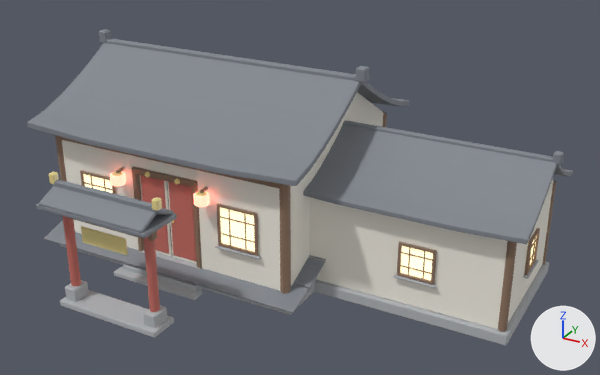
One commit to the glTF model taohuayuan_house_model_1/glb/house_l2.glb: the scene before it, then after it.
The view is the same before and after, from a 50 mm camera at (14.6, -21.51, 13.05) aimed at (3.44, -1.22, 2.9). The lights are fixed; the arrows at lower right show +X, +Y and +Z. The older version comes first. Vertices at exactly the same position are counted once.

Objects in the first picture: 'Decor_All', 'Roof_All', 'Wall_All'.
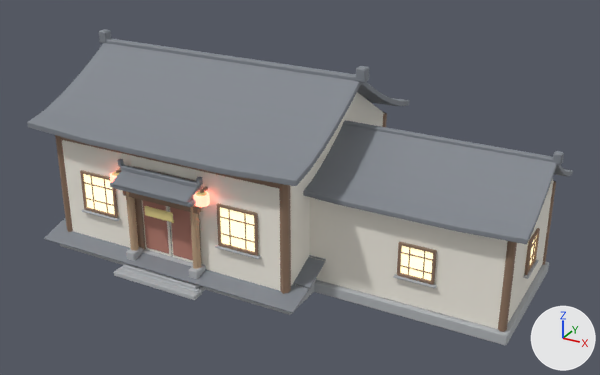
Edits to the bpy script that builds the scene:
```text
Add mat_l2_gatewood:
    mat_l2_gatewood = principled_material('L2_GateWood')
    mat_l2_gatewood.base_color = (0.55, 0.38, 0.24)  # beige #c4a686
    mat_l2_gatewood.roughness = 0.72
Change me_base_step1:
    remove me_base_step1.from_pydata(...)  # 672 vertices, 1268 faces; spans x -1.9..1.9, y -6.45..-3.34, z 0.0..4.07
    add me_base_step1.from_pydata(...)  # 672 vertices, 1268 faces; spans x -1.78..1.78, y -4.3..-3.15, z 0.0..3.71
    me_base_step1 part 1: the loose piece of 24 vertices spanning x -1.75..1.75, y -6.45..-5.55, z 0.0..0.2 is scaled about its middle by (0.856, 1, 1), then moved by (0.0, 2.4, 0.0)
    me_base_step1 part 2: the loose piece of 24 vertices spanning x -1.66..-1.24, y -6.29..-5.71, z 0.1..0.6 is scaled about its middle by (0.784, 0.849, 0.867), then moved by (0.25, 2.4, 0.15)
    me_base_step1 part 3: the loose piece of 24 vertices spanning x 1.24..1.66, y -6.29..-5.71, z 0.1..0.6 is scaled about its middle by (0.784, 0.849, 0.867), then moved by (-0.25, 2.4, 0.15)
    me_base_step1 part 4: the loose piece of 24 vertices spanning x -1.65..1.65, y -6.12..-5.88, z 2.83..3.07 is scaled about its middle by (0.847, 0.907, 0.907), then moved by (0.0, 2.4, -0.27)
    me_base_step1 part 5: the loose piece of 24 vertices spanning x -0.8..0.8, y -6.21..-6.15, z 2.23..2.73 is scaled about its middle by (0.65, 1, 0.62), then moved by (0.0, 2.42, -0.2)
    me_base_step1 part 6: 72 of 672 vertices moved; they spanned x 1.31..1.9, y -6.14..-5.86, z 0.15..4.07 and now span x -1.78..1.52, y -3.91..-3.53, z 2.92..3.71; mean shift (-2.1, 2.32, 0.99); largest move (1.56, -6.09, 0.17) -> (-1.4, -3.53, 3.51)
    me_base_step1 part 7: 60 of 672 vertices moved; they spanned x -1.78..-1.32, y -3.91..-3.45, z 2.92..3.24 and now span x -1.78..1.78, y -3.91..-3.45, z 2.92..3.24; mean shift (2.48, 0.0, 0.0); largest move (-1.67, -3.88, 2.94) -> (1.7, -3.86, 2.94)
    me_base_step1 part 8: 24 of 672 vertices moved; they spanned x -1.9..-1.7, y -6.1..-5.9, z 3.77..4.07 and now span x -1.57..-1.32, y -3.77..-3.45, z 2.92..3.24; mean shift (0.39, 2.42, -0.84); largest move (-1.88, -6.1, 3.79) -> (-1.57, -3.45, 2.94)
    me_base_step1 part 9: 82 faces spanning x -1.32..-1.08, y -3.72..-3.48, z 0.28..2.83 switch from mat_l2_lantern2 (red #ed6c61, glowing red #ff846f) to mat_l2_gatewood (beige #c4a686)
    me_base_step1 part 10: 92 faces spanning x 1.08..1.32, y -3.72..-3.48, z 0.28..2.83 switch from mat_l2_redwood (pink #c86f65) to mat_l2_gatewood (beige #c4a686)
    me_base_step1 part 11: 36 faces spanning x -1.52..1.52, y -3.67..-3.53, z 3.49..3.71 switch from mat_l2_redwood (pink #c86f65) to mat_l2_tile (grey #81868e)
    other edits to the shape of me_base_step1 do not show in these pictures
Change me_roof_ew_n:
    remove me_roof_ew_n.from_pydata(...)  # 804 vertices, 1548 faces; spans x -5.0..10.7, y -6.7..4.0, z 0.4..6.5
    add me_roof_ew_n.from_pydata(...)  # 804 vertices, 1548 faces; spans x -5.0..10.7, y -4.2..4.0, z 0.4..6.5
    me_roof_ew_n part 12: the loose piece of 24 vertices spanning x -1.9..1.9, y -6.7..-5.3, z 3.2..3.4 is scaled about its middle by (0.787, 0.78, 1), then moved by (0.0, 2.4, -0.2)
    me_roof_ew_n part 13: the loose piece of 24 vertices spanning x -1.8..1.8, y -6.7..-5.9, z 3.3..3.8 is scaled about its middle by (0.775, 0.815, 0.824), then moved by (0.0, 2.5, -0.3)
    me_roof_ew_n part 14: the loose piece of 24 vertices spanning x -1.8..1.8, y -6.1..-5.3, z 3.3..3.8 is scaled about its middle by (0.775, 0.815, 0.824), then moved by (0.0, 2.3, -0.3)
    me_roof_ew_n part 15: the loose piece of 24 vertices spanning x -1.9..1.8, y -6.1..-5.9, z 3.7..3.9 is scaled about its middle by (0.781, 0.863, 0.863), then moved by (0.0, 2.4, -0.3)
```

Pixel boxes [x1, y1, x2, y2] of what changed, in the pictures (600 x 375 px; the box of a moved part takes in the faces that stretch with it):
'Decor_All', reshaped (38% narrower, 17% shorter): before [49, 167, 210, 338]; after [110, 159, 210, 300]
part 1 of me_base_step1, moved or reshaped (mostly hidden afterwards): before [60, 290, 174, 338]; after [120, 266, 206, 292]
part 2 of me_base_step1, moved or reshaped: before [65, 280, 89, 302]; after [126, 247, 143, 261]
part 3 of me_base_step1, moved or reshaped: before [143, 305, 167, 328]; after [189, 264, 206, 279]
part 4 of me_base_step1, moved or reshaped: before [60, 215, 157, 241]; after [123, 191, 201, 214]
part 5 of me_base_step1, moved or reshaped: before [81, 226, 128, 255]; after [144, 206, 173, 222]
part 6 of me_base_step1, moved or reshaped: before [144, 197, 162, 312]; after [110, 159, 203, 185]
part 7 of me_base_step1, moved or reshaped: before [110, 172, 126, 186]; after [110, 173, 210, 207]
part 8 of me_base_step1, moved or reshaped (not visible afterwards): before [49, 172, 59, 184]
part 9 of me_base_step1, recoloured: before [193, 192, 210, 207]; after [126, 191, 139, 251]
part 10 of me_base_step1, recoloured: before [62, 216, 81, 286]; after [190, 205, 201, 269]
part 11 of me_base_step1, recoloured: before [144, 240, 159, 312]
part 12 of me_roof_ew_n, moved or reshaped: before [36, 203, 177, 238]; after [110, 182, 196, 207]
part 13 of me_roof_ew_n, moved or reshaped: before [39, 186, 157, 233]; after [111, 170, 199, 204]
part 14 of me_roof_ew_n, moved or reshaped (not visible afterwards): before [55, 186, 173, 215]
part 15 of me_roof_ew_n, moved or reshaped: before [52, 180, 160, 213]; after [120, 165, 201, 189]
